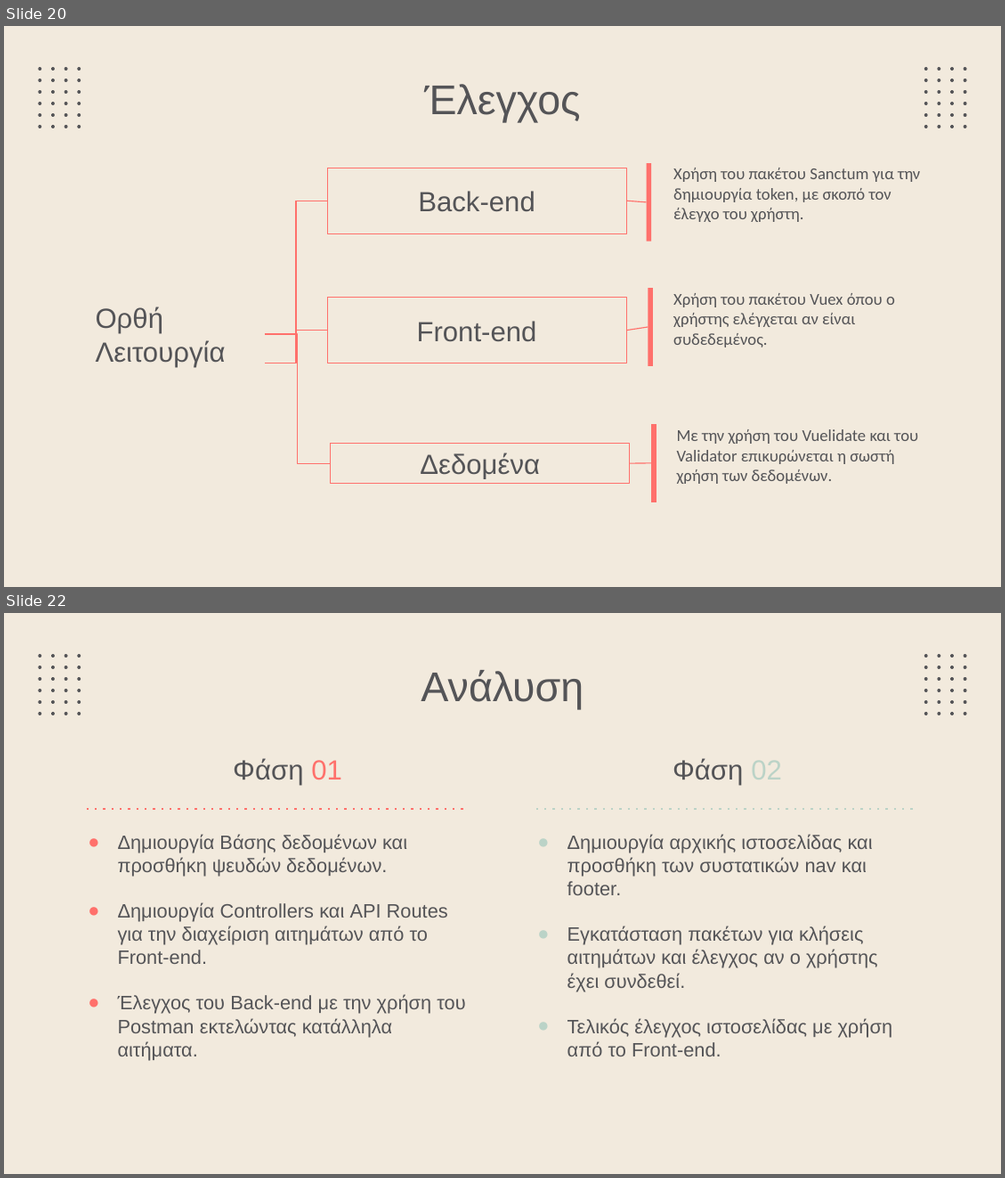
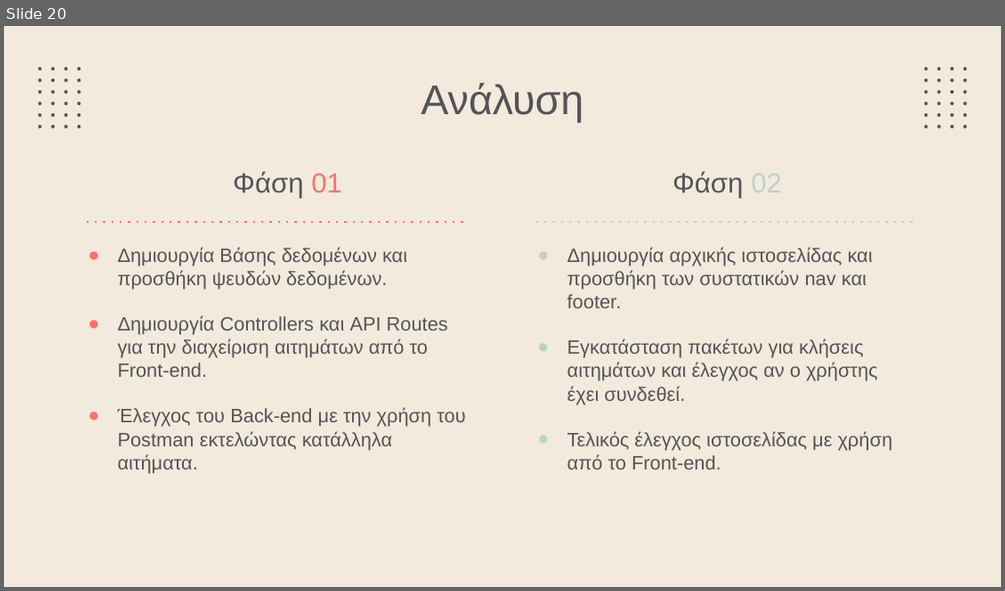
Before and after one commit to Button99/Rental-Accommodation, a slide deck: Thesis PowerPoint.pptx. Shown one above the other, each under a label of ours: slides 20 and 22 before the commit, slide 20 after it; the slides between them are not shown. The pictures are 1005x1178 and 1005x591 pixels, drawn with LibreOffice and Linux fonts; fonts in the diff are those of the drawing. Boxes give left, top, right and bottom in pixels: in the first picture for what was removed or moved away, otherwise in the second. Text is boxed around its words. In the diff, an @@ line names an element or a change of style, - is before the commit and + after.

```diff
--- a/Thesis PowerPoint.pptx
+++ b/Thesis PowerPoint.pptx
@@ slide 20 removed at bbox=[4, 26, 1001, 587], background #F2EADD; not listed: 48 template elements that a slide beside it also shows @@
@@ title removed at bbox=[424, 84, 581, 122] @@
-Έλεγχος
@@ rectangle removed at bbox=[327, 168, 626, 233] @@
-Back-end
@@ rectangle removed at bbox=[646, 164, 651, 241] @@
@@ text removed at bbox=[673, 168, 920, 222] @@
-Χρήση του πακέτου Sanctum για την δημιουργία token, με σκοπό τον έλεγχο του χρήστη.
@@ elbow line removed from (265, 334) to (327, 200) @@
@@ line removed from (626, 200) to (646, 202) @@
@@ rectangle removed at bbox=[648, 289, 653, 366] @@
@@ text removed at bbox=[96, 306, 226, 367] @@
-Ορθή Λειτουργία
@@ rectangle removed at bbox=[327, 297, 626, 363] @@
-Front-end
@@ text removed at bbox=[673, 293, 895, 347] @@
-Χρήση του πακέτου Vuex όπου ο χρήστης ελέγχεται αν είναι συδεδεμένος.
@@ elbow line removed from (265, 363) to (327, 330) @@
@@ elbow line removed from (265, 334) to (331, 464) @@
@@ line removed from (626, 330) to (648, 327) @@
@@ rectangle removed at bbox=[651, 424, 655, 501] @@
@@ rectangle removed at bbox=[331, 443, 630, 483] @@
-Δεδομένα
@@ text removed at bbox=[677, 429, 918, 483] @@
-Με την χρήση του Vuelidate και του Validator επικυρώνεται η σωστή χρήση των δεδομένων.
@@ line removed from (630, 464) to (651, 463) @@
@@ what was slide 22 is now slide 20 @@
```
Also in this commit, not shown: 3 slides changed, 2 other slides removed.
